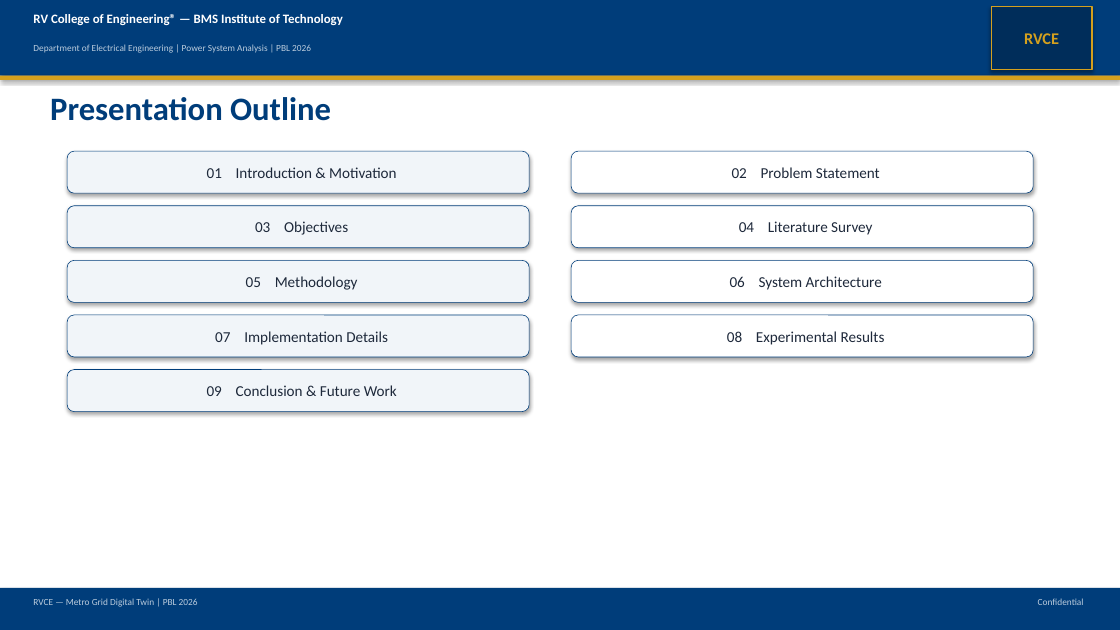
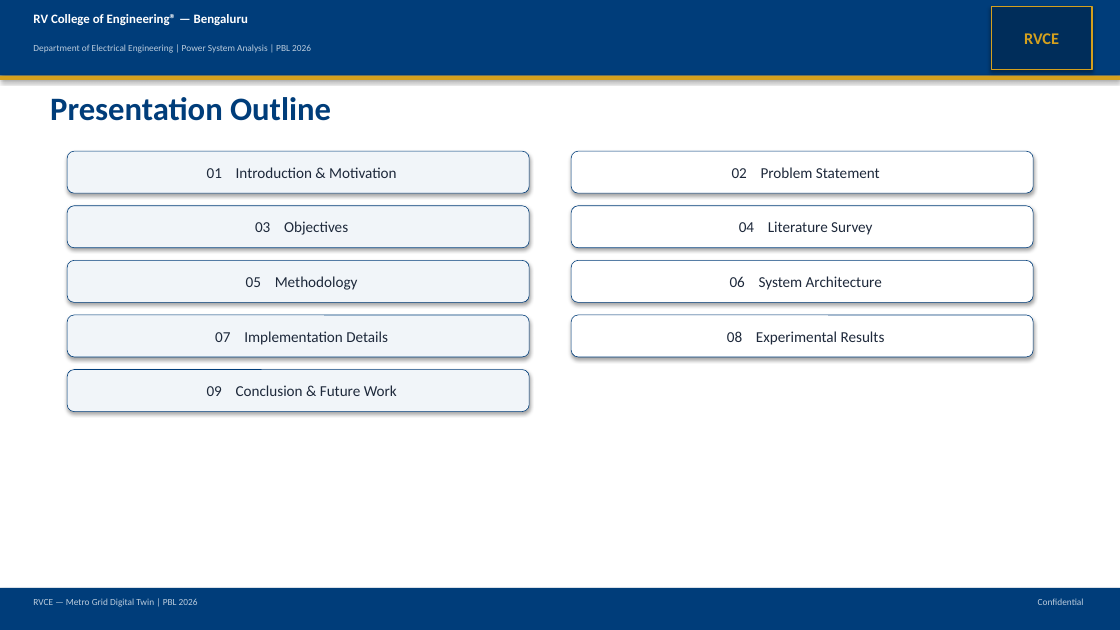
Before and after one commit to varshinicb1/psa-pbl, a slide deck: slide 2 of docs/Metro_Grid_Digital_Twin.pptx. Drawn at 1120x630 pixels with LibreOffice and Linux fonts; fonts in the diff are those of the drawing. Boxes give left, top, right and bottom in pixels: in the first picture for what was removed or moved away, otherwise in the second. Text is boxed around its words. In the diff, an @@ line names an element or a change of style, - is before the commit and + after.

```diff
--- a/docs/Metro_Grid_Digital_Twin.pptx
+++ b/docs/Metro_Grid_Digital_Twin.pptx
@@ text at (33,14,248,25): text changed @@
-RV College of Engineering® — BMS Institute of Technology
+RV College of Engineering® — Bengaluru
```
Also in this commit, not shown: 13 other slides changed, 12 other files.
